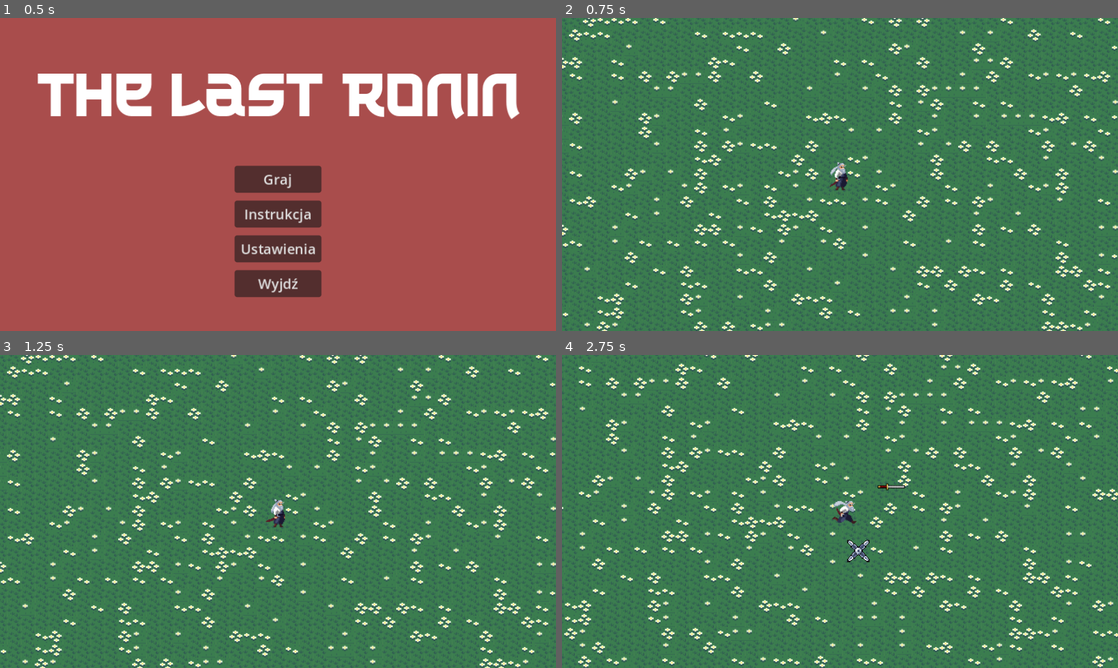
Above: before the commit, frames 1-4 (two rows, left to right).
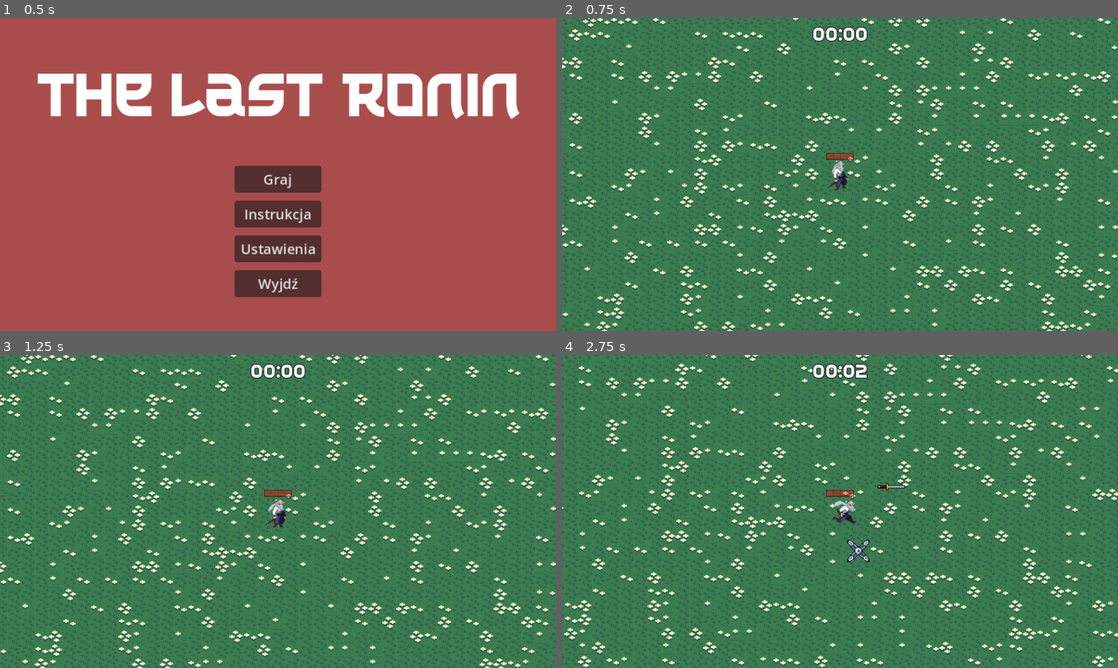
Above: after the commit, the same moments.

Repository: KamilGrzonka/Inzynierka
Game: Godot game, scene res://Menu/main_menu.tscn
Same seed, same stepped clock (60 frames per second), same inputs: the game is played once before the commit and once after it.
Inputs:
- Up to frame 1 (0.5 s): no input
- Up to frame 2 (0.75 s): click "Graj" at 0.5 s
- Up to frame 3 (1.25 s): no input
- Up to frame 4 (2.75 s): hold D (Right) 1.28-2.03 s; hold S (Down) from 2.03 s (still down)

Frame 1 is identical in both runs. In frame 2, 0.6% of the frame differs, in the area x 45-55%, y 2-56%; in frame 3, 0.6%; in frame 4, 0.5%.

Commit message:
Elementy GUI

Diff:
--- a/Gra Inzynierka/Enemy/enemy_kobold.gd
+++ b/Gra Inzynierka/Enemy/enemy_kobold.gd
@@ -15,7 +15,7 @@
 	hitbox.damage = damage
 
 func _physics_process(_delta):
-	#knockback = knockback.lerp(Vector2.ZERO, knockback_recovery * _delta)  # Używamy lerp na Vector2
+	#knockback = knockback.move_toward(Vector2.ZERO, knockback_recovery)
 
 	var direction = global_position.direction_to(player.global_position)
 	velocity = direction * movement_speed
--- a/Gra Inzynierka/Player/Attack/shuriken.gd
+++ b/Gra Inzynierka/Player/Attack/shuriken.gd
@@ -1,9 +1,9 @@
 extends Area2D
 
-var target: Vector2 # Zmienna target jako Vector2
+var target= Vector2.ZERO # Zmienna target jako Vector2
 var level = 1
 var hp = 1
-var speed = 100 # To zmienimy na prędkość rotacji
+var speed = 100 # prędkość rotacji
 var damage = 5
 var knockback_value = 100
 var attack_size = 1.0
@@ -13,7 +13,7 @@
 var orbit_speed = 2.0 # Prędkość obrotu (w radianach na sekundę)
 
 @onready var player = get_tree().get_first_node_in_group("Player") # Znajdź gracza
-var angle = 0 # Aktualny kąt orbity (w radianach)
+var angle = Vector2.ZERO # Aktualny kąt orbity (w radianach)
 var timer = Timer.new() # Timer życia shurikena
 
 func _ready():
--- a/Gra Inzynierka/Player/player.gd
+++ b/Gra Inzynierka/Player/player.gd
@@ -3,17 +3,21 @@
 @onready var run_sprite = $RunSprite #get sprite
 @onready var hurt_sprite = $HurtSprite #get sprite
 @onready var walkingTimer = get_node("walkingTimer") #get timer
+@onready var healtBar = get_node("%HealthBar") #get health bar
+@onready var igTimer = get_node("%IGTimer") #get in game timer
+var time = 0
 var movement_speed = 50.0
 var hp = 100
+var maxhp = 100
 var is_hurt = false # Flaga obrażeń
 var hurt_duration = 0.35 # Czas trwania animacji obrażeń (w sekundach)
 #attack
 var sword = preload("res://Player/Attack/sword_attack.tscn")
-@onready var swordTimer = get_node("SwordAttack/SwordTimer")
-@onready var swordAttackTimer = get_node("SwordAttack/SwordTimer/SwordAttackTimer")
+@onready var swordTimer = get_node("%SwordTimer")
+@onready var swordAttackTimer = get_node("%SwordAttackTimer")
 var shuriken = preload("res://Player/Attack/shuriken.tscn")
-@onready var shurikenTimer = get_node("ShurikenAttack/ShurikenTimer")
-@onready var shurikenAttackTimer = get_node("ShurikenAttack/ShurikenTimer/ShurikenAttackTimer")
+@onready var shurikenTimer = get_node("%ShurikenTimer")
+@onready var shurikenAttackTimer = get_node("%ShurikenAttackTimer")
 #basic attack
 var sword_attack_ammo = 0
 var sword_attack_base_ammo = 1
@@ -29,6 +33,7 @@
 
 func _ready():
 	attack()
+	_on_hurtbox_hurt(0,0,0)
 
 func _physics_process(_delta): #once every 60th frame, checks what key is being pressed and
 	movement()
@@ -95,6 +100,8 @@
 		return
 
 	hp -= damage # Player takes damage
+	healtBar.max_value = maxhp
+	healtBar.value = hp
 	print(hp)
 	is_hurt = true
 	hurt_sprite.visible = true
@@ -174,3 +181,13 @@
 func _on_detection_area_body_exited(body):
 	if enemy_close.has(body):
 		enemy_close.erase(body)
+
+func change_time(argtime=0):
+	time = argtime
+	var get_min = int(time/60)
+	var get_sec = time % 60
+	if get_min < 10:
+		get_min = str(0, get_min)
+	if get_sec < 10:
+		get_sec = str(0, get_sec)
+	igTimer.text = str(get_min,":",get_sec)
--- a/Gra Inzynierka/Player/player.tscn
+++ b/Gra Inzynierka/Player/player.tscn
@@ -1,10 +1,13 @@
-[gd_scene load_steps=9 format=3 uid="uid://bpynx7u1yjy1t"]
+[gd_scene load_steps=12 format=3 uid="uid://bpynx7u1yjy1t"]
 
 [ext_resource type="Script" path="res://Player/player.gd" id="1_jha0h"]
 [ext_resource type="Texture2D" uid="uid://cbmgfmp22d4gx" path="res://Textures/Player/RUN.png" id="2_1lojs"]
 [ext_resource type="Texture2D" uid="uid://cylnsx2tuspon" path="res://Textures/Player/IDLE.png" id="2_5g1om"]
 [ext_resource type="PackedScene" uid="uid://cb1gfpviskg3s" path="res://Utilities/Hurtbox/hurtbox.tscn" id="3_vvk4r"]
 [ext_resource type="Texture2D" uid="uid://40hny64pf50b" path="res://Textures/Player/HURT.png" id="4_elibo"]
+[ext_resource type="Texture2D" uid="uid://cs3tbxo8c3bi4" path="res://Textures/GUI/healthbar.png" id="6_8ut0u"]
+[ext_resource type="Texture2D" uid="uid://d3gm2t4h60ejt" path="res://Textures/GUI/health.png" id="7_u8jrc"]
+[ext_resource type="FontFile" uid="uid://4dsv5j6dhxay" path="res://Font/The Last Shuriken.ttf" id="8_olsry"]
 
 [sub_resource type="CapsuleShape2D" id="CapsuleShape2D_58lxu"]
 radius = 4.0
@@ -57,17 +60,21 @@
 [node name="SwordAttack" type="Node2D" parent="."]
 
 [node name="SwordTimer" type="Timer" parent="SwordAttack"]
+unique_name_in_owner = true
 wait_time = 1.5
 
 [node name="SwordAttackTimer" type="Timer" parent="SwordAttack/SwordTimer"]
+unique_name_in_owner = true
 wait_time = 0.075
 
 [node name="ShurikenAttack" type="Node2D" parent="."]
 
 [node name="ShurikenTimer" type="Timer" parent="ShurikenAttack"]
+unique_name_in_owner = true
 wait_time = 1.5
 
 [node name="ShurikenAttackTimer" type="Timer" parent="ShurikenAttack/ShurikenTimer"]
+unique_name_in_owner = true
 wait_time = 0.075
 
 [node name="DetectionArea" type="Area2D" parent="."]
@@ -78,6 +85,41 @@
 [node name="CollisionShape2D" type="CollisionShape2D" parent="DetectionArea"]
 shape = SubResource("CircleShape2D_vlm2q")
 
+[node name="GUILayer" type="CanvasLayer" parent="."]
+
+[node name="GUI" type="Control" parent="GUILayer"]
+layout_mode = 3
+anchors_preset = 0
+offset_right = 640.0
+offset_bottom = 360.0
+
+[node name="HealthBar" type="TextureProgressBar" parent="GUILayer/GUI"]
+unique_name_in_owner = true
+self_modulate = Color(1, 1, 1, 0.392157)
+layout_mode = 0
+offset_left = 304.0
+offset_top = 155.0
+offset_right = 336.0
+offset_bottom = 163.0
+value = 50.0
+texture_over = ExtResource("6_8ut0u")
+texture_progress = ExtResource("7_u8jrc")
+
+[node name="IGTimer" type="Label" parent="GUILayer/GUI"]
+unique_name_in_owner = true
+layout_mode = 0
+offset_left = 280.0
+offset_top = 10.0
+offset_right = 360.0
+offset_bottom = 34.0
+theme_override_colors/font_outline_color = Color(0, 0, 0, 1)
+theme_override_constants/outline_size = 3
+theme_override_fonts/font = ExtResource("8_olsry")
+theme_override_font_sizes/font_size = 20
+text = "00:00"
+horizontal_alignment = 1
+vertical_alignment = 1
+
 [connection signal="hurt" from="Hurtbox" to="." method="_on_hurtbox_hurt"]
 [connection signal="timeout" from="SwordAttack/SwordTimer" to="." method="_on_sword_timer_timeout"]
 [connection signal="timeout" from="SwordAttack/SwordTimer/SwordAttackTimer" to="." method="_on_sword_attack_timer_timeout"]
--- a/Gra Inzynierka/Utilities/Spawner/spawner.gd
+++ b/Gra Inzynierka/Utilities/Spawner/spawner.gd
@@ -5,6 +5,10 @@
 @onready var player = get_tree().get_first_node_in_group("Player")
 var time = 0
 
+signal changetime(time)
+
+func _ready():
+	connect("changetime", Callable(player, "change_time"))
 
 func _on_timer_timeout():
 	time += 1 #increase timer by 1
@@ -22,7 +26,7 @@
 					enemy_spawn.global_position = get_random_position() #set global_position
 					add_child(enemy_spawn) #adding enemy to the world
 					counter += 1 #increase until all enemies are spawned
-
+	emit_signal("changetime", time)
 
 
 func get_random_position():
